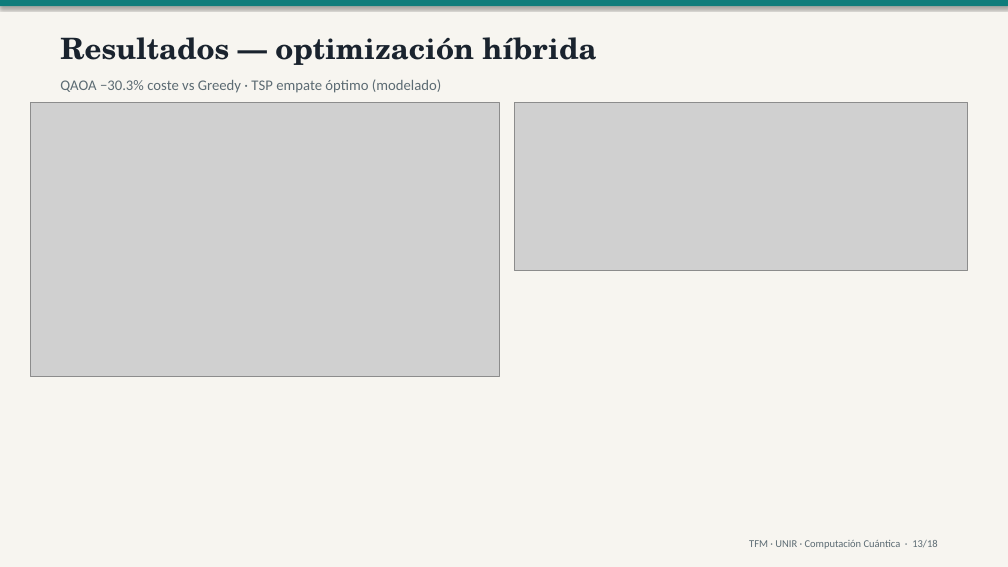
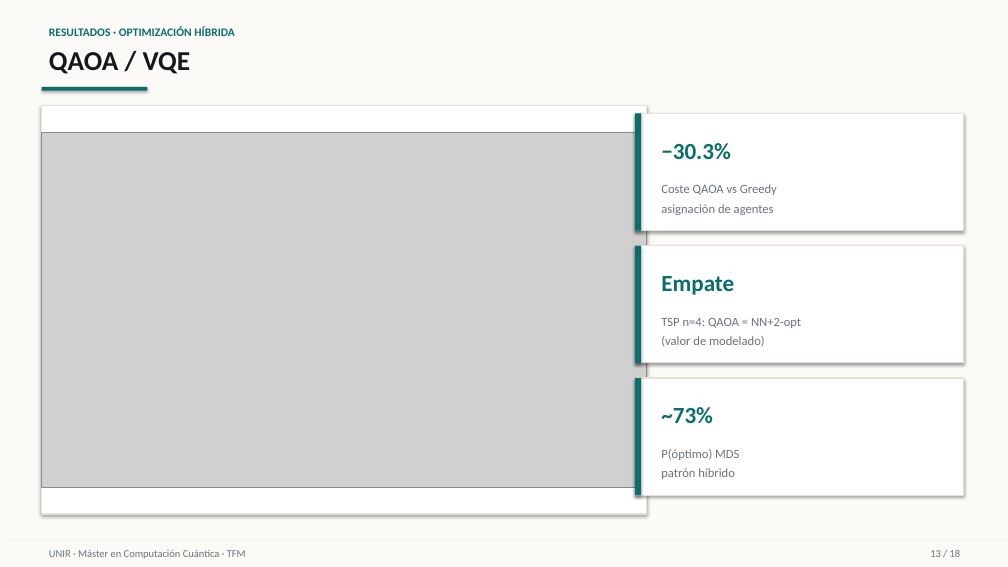
Before and after one commit to juandapradam12/OldUNIR-MasterQC-QuantumAdvantageInDataScienceOld, a slide deck: slide 13 of Entregas/Defensa/Defensa_TFM_QuantumAdvantage.pptx. Drawn at 1008x567 pixels with LibreOffice and Linux fonts; fonts in the diff are those of the drawing; grey boxes stand for pictures. Boxes give left, top, right and bottom in pixels: in the first picture for what was removed or moved away, otherwise in the second. Text is boxed around its words. In the diff, an @@ line names an element or a change of style, - is before the commit and + after.

```diff
--- a/Entregas/Defensa/Defensa_TFM_QuantumAdvantage.pptx
+++ b/Entregas/Defensa/Defensa_TFM_QuantumAdvantage.pptx
@@ rectangle at [0,0,1008,567]: fill #F7F5F0 to #FBFAF7 @@
@@ rectangle removed at [0,0,1008,6] @@
@@ text at [49,26,234,36]: text changed; size 28 to 11 pt; font TeX Gyre Schola to Calibri; text colour #1A232E to #0B6E6A @@
-Resultados — optimización híbrida
+RESULTADOS · OPTIMIZACIÓN HÍBRIDA
@@ text added at [49,52,191,74], 26 pt, text #14181C, bold @@
+QAOA / VQE
@@ rectangle added at [42,87,147,91], fill #0B6E6A @@
@@ text removed at [60,79,441,93] @@
-QAOA −30.3% coste vs Greedy · TSP empate óptimo (modelado)
@@ rectangle added at [42,106,647,514], fill #FFFFFF, outline #E6E1D8 1 pt @@
@@ picture removed at [514,102,968,271] @@
@@ rectangle added at [635,113,964,231], fill #FFFFFF, outline #E6E1D8 1 pt @@
@@ rectangle added at [635,113,641,231], fill #0B6E6A @@
@@ picture: place and size @@
-picture at [30,102,499,377]
+picture at [42,133,647,488]
@@ text added at [661,143,730,159], 22 pt, text #0B6E6A, bold @@
+−30.3%
@@ text added at [661,184,777,215], 12 pt, text #6B737A @@
+Coste QAOA vs Greedy
+asignación de agentes
@@ rectangle added at [635,246,964,363], fill #FFFFFF, outline #E6E1D8 1 pt @@
@@ rectangle added at [635,246,641,363], fill #0B6E6A @@
@@ text added at [661,276,734,295], 22 pt, text #0B6E6A, bold @@
+Empate
@@ text added at [661,318,801,347], 12 pt, text #6B737A @@
+TSP n=4: QAOA = NN+2-opt
+(valor de modelado)
@@ rectangle added at [635,378,964,495], fill #FFFFFF, outline #E6E1D8 1 pt @@
@@ rectangle added at [635,378,641,495], fill #0B6E6A @@
@@ text added at [661,407,713,423], 22 pt, text #0B6E6A, bold @@
+~73%
@@ text added at [661,449,739,479], 12 pt, text #6B737A @@
+P(óptimo) MDS
+patrón híbrido
@@ rectangle added at [0,541,1008,567], fill #FBFAF7 @@
@@ text at [49,550,246,559]: text changed; text colour #5C6B73 to #6B737A @@
-TFM · UNIR · Computación Cuántica · 13/18
+UNIR · Máster en Computación Cuántica · TFM
@@ text added at [930,550,961,557], 10 pt, text #6B737A @@
+13 / 18
```
Also in this commit, not shown: 15 other slides changed, 2 slides added, 2 slides removed, 1 other file.
